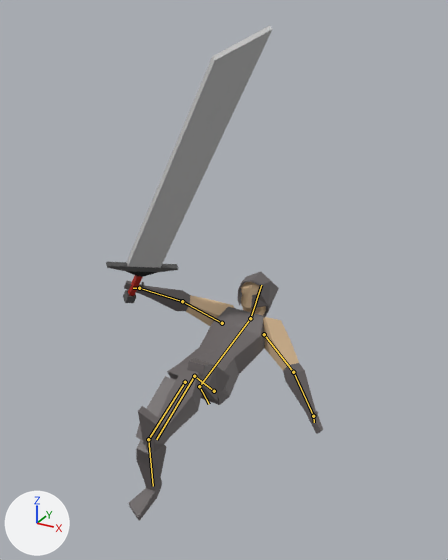
One commit to the Blender file Human/HumanDamageFlight.blend: the scene before it, then after it.
Rendered twice from a camera (50 mm lens) standing at (1.61, -2.68, 2.84) and looking at (0.1, 0.07, 1.46). Lighting does not change. The marker at lower left points along +X, +Y and +Z. Both versions are drawn at frame 7 of the action 'DamageFlight'; the numbers are the values there. The bones that bend it are drawn over the model as lines.

The first picture shows 'Arm', 'Body', 'Cube', 'Foot', 'Hand', 'Helmet', 'Leg'.
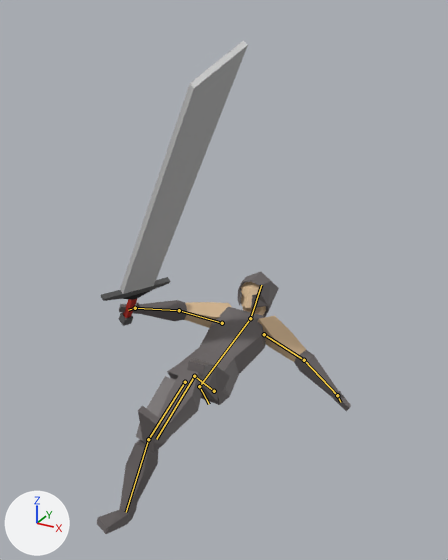
Commit message: damage flight better version

Changed parts and their boxes (x1, y1, x2, y2) in the pictures (448 x 560 px):
'Cube', posed (11% narrower): before (106, 25, 272, 303); after (101, 41, 248, 326)
'Foot', posed (42% wider, 8% taller): before (129, 369, 204, 521); after (97, 369, 204, 534)
'Hand', posed (17% wider, 27% shorter): before (124, 281, 323, 434); after (119, 300, 351, 411)
'Arm', posed (8% wider, 20% shorter): before (186, 295, 299, 370); after (184, 302, 306, 362)
bone 'ArmL', root to tip: before (264, 334) to (293, 372); after (264, 334) to (304, 360)
bone 'ArmR', root to tip: before (222, 323) to (182, 301); after (222, 323) to (179, 310)
bone 'FootR', root to tip: before (148, 439) to (153, 486); after (148, 439) to (126, 512)

What the commit changed:
Bone 'ArmL' (bone_arml) turns from (-33, -15, 42) to (-26, 1, 54) degrees about its own x, y and z.
Bone 'ArmR' (bone_armr) turns from (35, 8, -38) to (33, -3, -27) degrees about its own x, y and z.
Bone 'FootR' (bone_footr) turns from (-5, -7, 70) to (-1, -4, 34) degrees about its own x, y and z.
